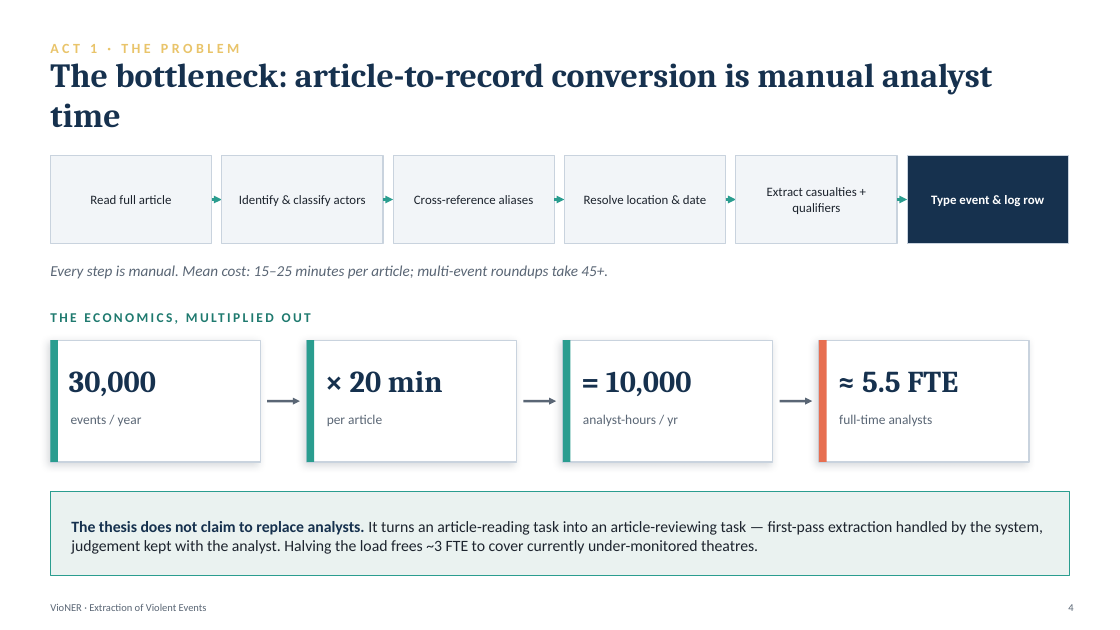
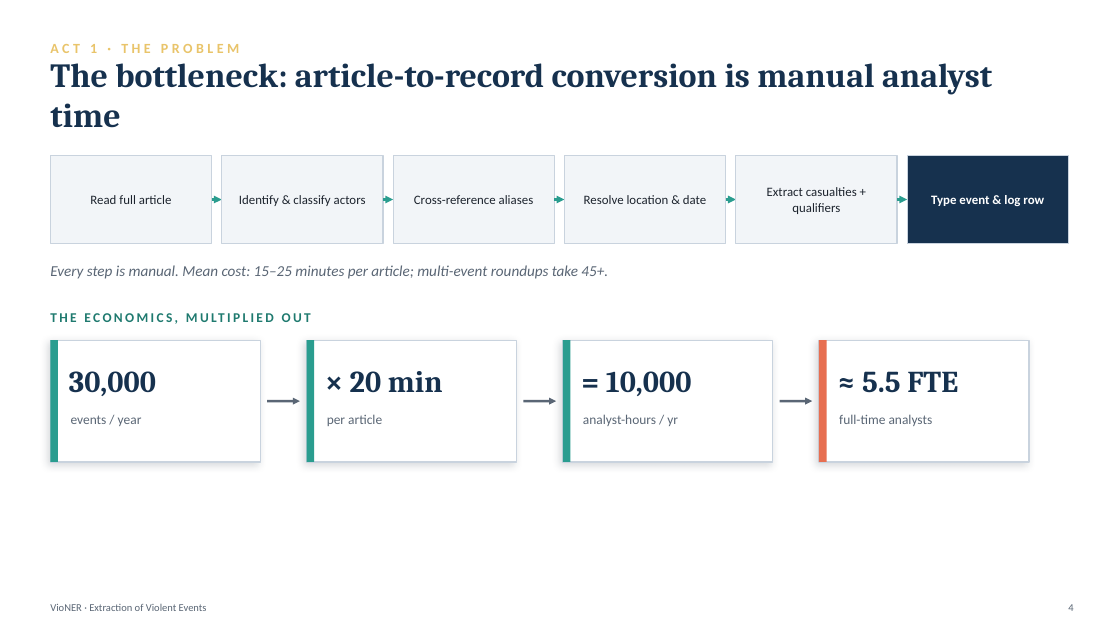
Before and after one commit to binalfew/vioner, a slide deck: slide 5 of backend/docs/defense/VioNER_Defense_Slides.pptx (slide 4 before the commit). Drawn at 1120x630 pixels with LibreOffice and Linux fonts; fonts in the diff are those of the drawing. Boxes give left, top, right and bottom in pixels: in the first picture for what was removed or moved away, otherwise in the second. Text is boxed around its words. In the diff, an @@ line names an element or a change of style, - is before the commit and + after.

Commit message:
docs: add journal article, AI-similarity rewrite aids, and update defense materials
- Add build_article.py and generated VioNER_Article.docx for journal submission
- Add AI-similarity report and rewrite worksheets/maps for thesis humanization
- Update Final.docx and defense slide deck

```diff
--- a/backend/docs/defense/VioNER_Defense_Slides.pptx
+++ b/backend/docs/defense/VioNER_Defense_Slides.pptx
@@ rectangle removed at (x1=50, y1=492, x2=1070, y2=576) @@
@@ text removed at (x1=71, y1=521, x2=1043, y2=554) @@
-The thesis does not claim to replace analysts. It turns an article-reading task into an article-reviewing task — first-pass extraction handled by the system, judgement kept with the analyst. Halving the load frees ~3 FTE to cover currently under-monitored theatres.
```
Also in this commit, not shown: 13 other slides changed, 1 slide added, 7 other files.
